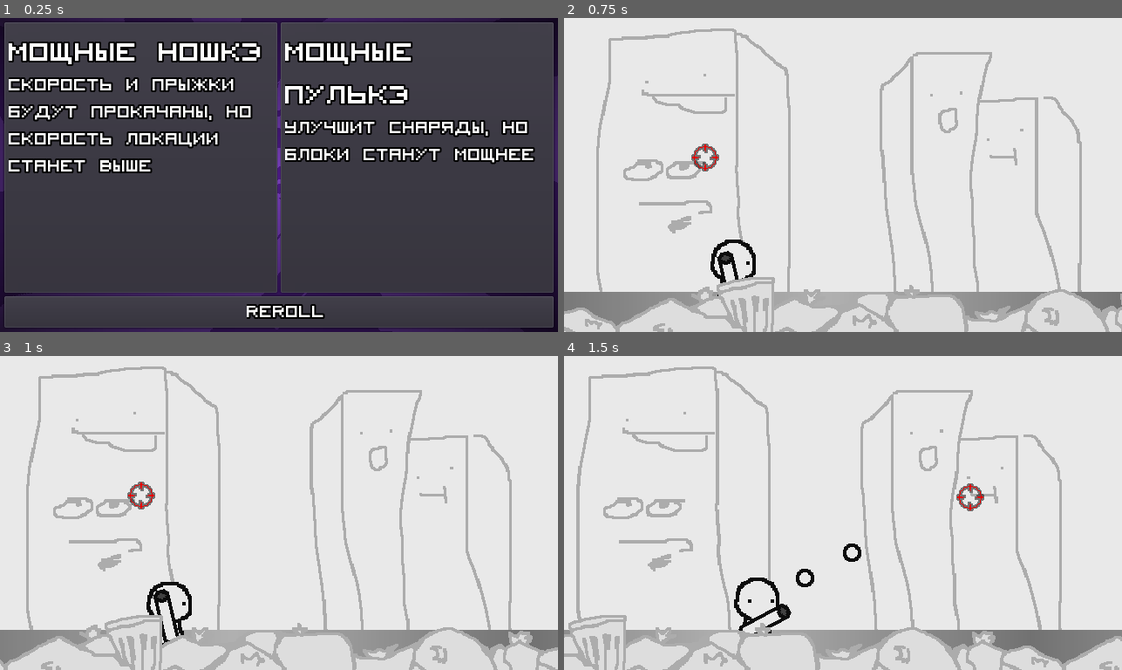
Above: before the commit, frames 1-4 (two rows, left to right).
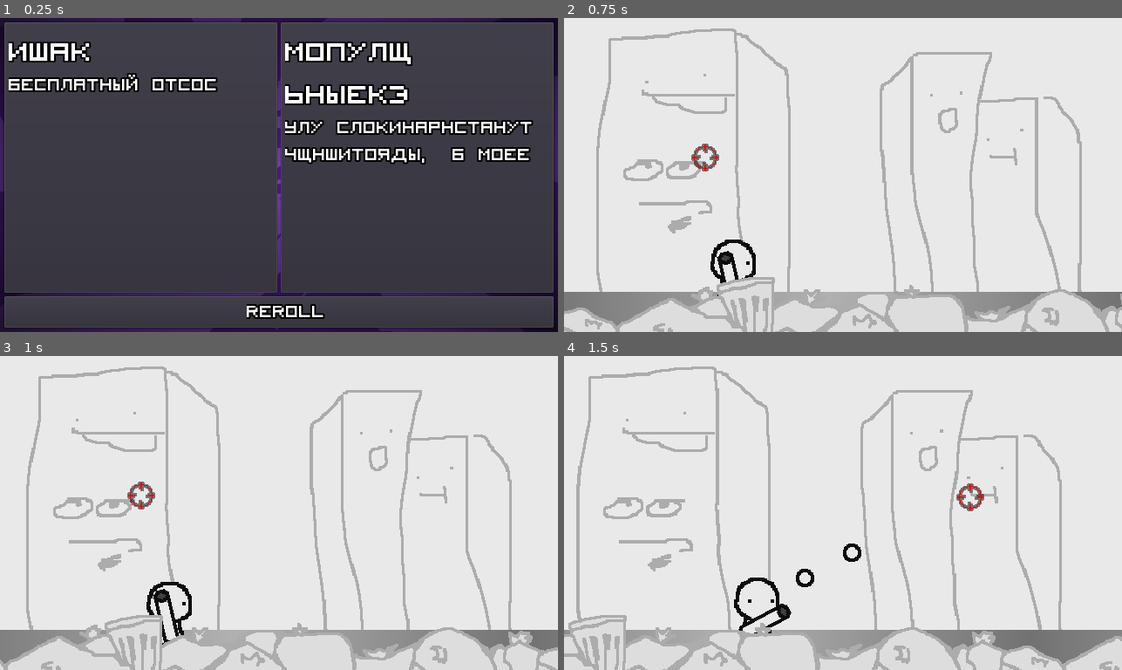
Above: after the commit, the same moments.

Repository: dranik544/explanation-overdue
Game: Godot game, scene res://scenes/between portal.tscn
The game is run twice, just before and just after one commit, with the same random seed, the same clock (stepped at 60 frames per second) and the same inputs. This scene is started directly instead of the project's main scene.
Inputs (mouse positions are in pixels of both pictures, inside the frame that each line leads up to):
- Up to frame 1 (0.25 s): no input
- Up to frame 2 (0.75 s): click "Мощные ношкэ Скорость и прыжк…" (after the commit: "ИШаК БЕСПЛАТНЫЙ ОТСОС") at 0.5 s
- Up to frame 3 (1 s): no input
- Up to frame 4 (1.5 s): tap Enter at 1.25 s; move the mouse to (965, 497) at 1.27 s; press the mouse at (965, 497) at 1.28 s; hold D (RIGHT) from 1.28 s (still down)

The runs differ from the first frame. In frame 1, 9.9% of the frame differs, in the area x 1-96%, y 7-50%; in frame 2, nothing differs; in frame 3, nothing differs; in frame 4, nothing differs.

Commit message:
реролл

Diff:
--- a/global.gd
+++ b/global.gd
@@ -26,6 +26,18 @@
 	{   # 2
 		"name": "Мощные пулькэ",
 		"desc": "Улучшит снаряды, но блоки станут мощнее"
+	},
+	{   # 3
+		"name": "АНАЛЬНАЯ ПРОБКА",
+		"desc": "ПРОБКА ПРОБЧИТ ВАШ АНАЛ"
+	},
+	{   # 4
+		"name": "ИШаК",
+		"desc": "БЕСПЛАТНЫЙ ОТСОС"
+	},
+	{   # 5
+		"name": "Мопулщ ьныекэ",
+		"desc": "Улу слокинарнстанут чщншитояды,  б моее"
 	},
 ]
 
@@ -68,12 +80,28 @@
 			multiplierPlayerSpeed += 0.2
 			multiplierPlayerHealth += 0.2
 			multiplierProjectileRecoilForce -= 0.4
-			multiplierProjectileDamage -= 0.4
+			multiplierProjectileDamage -= 0.2
 		1:
 			multiplierPlayerJumpVelocity += 0.4
 			multiplierPlayerSpeed += 0.4
 			multiplierSpeedLocAcceleration += 1.5
 		2:
+			multiplierProjectileDamage += 0.5
+			multiplierProjectileRecoilForce += 0.2
+			multiplierProjectileSpeed += 1.0
+			multiplierBlockHealth += 1.0
+			multiplierBlockDamagingDamage += 0.5
+		3:
+			multiplierPlayerJumpVelocity += 0.2
+			multiplierPlayerSpeed += 0.2
+			multiplierPlayerHealth += 0.2
+			multiplierProjectileRecoilForce -= 0.4
+			multiplierProjectileDamage -= 0.2
+		4:
+			multiplierPlayerJumpVelocity += 0.4
+			multiplierPlayerSpeed += 0.4
+			multiplierSpeedLocAcceleration += 1.5
+		5:
 			multiplierProjectileDamage += 0.5
 			multiplierProjectileRecoilForce += 0.2
 			multiplierProjectileSpeed += 1.0
--- a/scenes/between portal.gd
+++ b/scenes/between portal.gd
@@ -2,6 +2,7 @@
 
 onready var button1 = $CanvasLayer/vbox/hboxbuttons/Button1
 onready var button2 = $CanvasLayer/vbox/hboxbuttons/Button2
+onready var buttonReroll = $CanvasLayer/vbox/reroll
 onready var buttonText1 = $CanvasLayer/vbox/hboxbuttons/Button1/RichTextLabel
 onready var buttonText2 = $CanvasLayer/vbox/hboxbuttons/Button2/RichTextLabel
 
@@ -12,6 +13,7 @@
 
 	button1.connect("pressed", self, "button1pressed")
 	button2.connect("pressed", self, "button2pressed")
+	buttonReroll.connect("pressed", self, "buttonRerollPressed")
 
 	randomEnhancementButtons()
 
@@ -29,6 +31,9 @@
 	Global.updateMultipliers(btn2index)
 	Global.printGlobalMultipliers()
 	goToNextLocation()
+
+func buttonRerollPressed():
+	randomEnhancementButtons()
 
 
 func randomEnhancementButtons():
